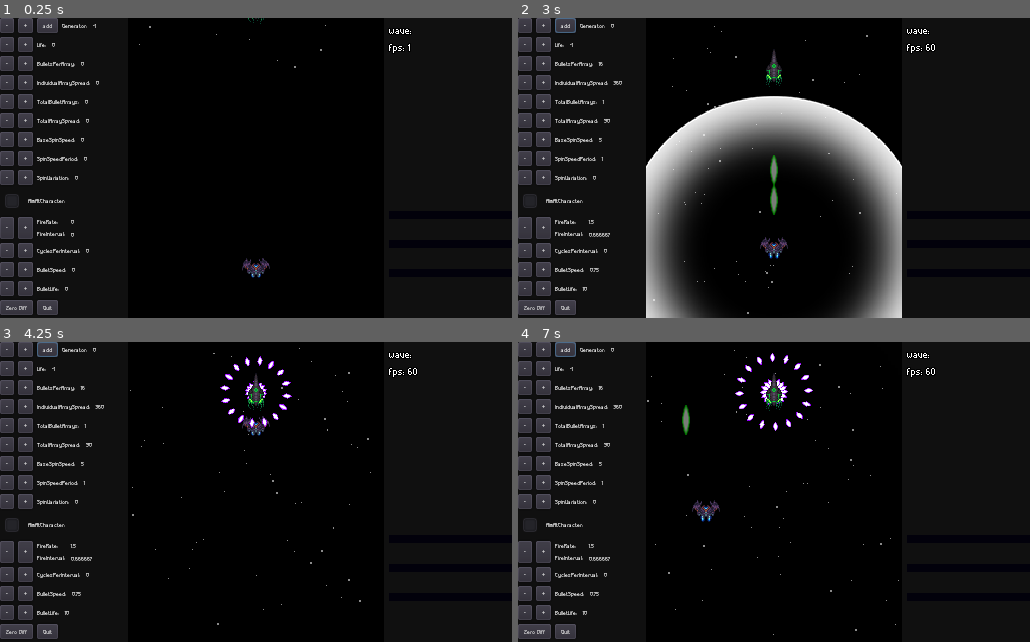
Above: before the commit, frames 1-4 (two rows, left to right).
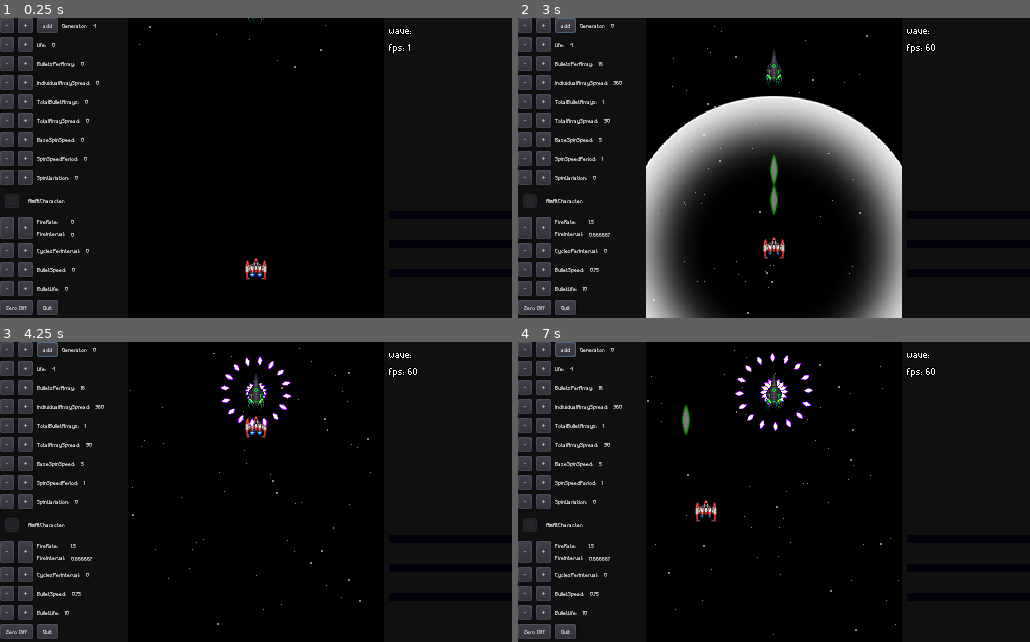
Above: after the commit, the same moments.

Repository: rockrick1/galaxy-stride
Game: Godot game, scene res://stages/generator_demo.tscn
Two runs of this game, one before a commit and one after it. Both use one fixed random seed, a clock stepped at 60 frames per second and the inputs below. This scene is started directly instead of the project's main scene.
Inputs (mouse positions are in pixels of both pictures, inside the frame that each line leads up to):
- Up to frame 1 (0.25 s): no input
- Up to frame 2 (3 s): click "-" at 0.5 s; click "+" at 1.25 s; click "add" at 2 s; move the mouse to (748, 228) at 2.77 s; press the mouse at (748, 228) at 2.78 s; hold Up (ui_up) from 2.78 s (still down); tap Q (ui_Q) at 2.85 s
- Up to frame 3 (4.25 s): keep holding Up (ui_up); move the mouse to (409, 537) at 3.52 s; release the mouse at (409, 537) at 3.53 s; click (409, 537) at 3.6 s; right-click (409, 537) at 3.8 s
- Up to frame 4 (7 s): move the mouse to (620, 447) at 4.27 s; release Up (ui_up) at 4.28 s; hold Right mouse button (ui_right_mb) 4.28-5.03 s; hold Left (ui_left) 4.28-5.78 s; tap Shift (ui_shift) at 4.55, 5.1 s; move the mouse to (799, 492) at 5.02 s; tap Space (ui_spacebar) at 5.3 s; move the mouse to (697, 417) at 5.77 s; hold Down (ui_down) 5.78-6.53 s; hold Space (ui_spacebar) 5.78-6.53 s; tap Q (ui_Q) at 6.05, 6.6 s; move the mouse to (886, 477) at 6.52 s; hold Right (ui_right) from 6.53 s (still down); click (886, 477) at 6.8 s

The runs differ from the first frame. In frame 1, 0.2% of the frame differs, in the area x 47-53%, y 80-88%; in frame 2, 0.3%, in the area x 47-53%, y 73-81%; in frame 3, 0.2%; in frame 4, 0.3%.
Error before the commit: Invalid type in function 'set_animation' in base 'AnimatedSprite'. Cannot convert argument 1 from Nil to String. (res://characters/character.gd:211)

Commit message:
add sfx controller

Diff:
--- a/characters/bullet_generator.gd
+++ b/characters/bullet_generator.gd
@@ -249,7 +249,7 @@
 				stage.add_child_below_node(character, proj_instance)
 
 				if not sound_played:
-					$SpawnSound.play()
+					SfxPlayer.play("EnemyShot")
 					sound_played = true
 
 			start_angle += total_array_spread
--- a/characters/bullet_generator.tscn
+++ b/characters/bullet_generator.tscn
@@ -1,7 +1,6 @@
-[gd_scene load_steps=3 format=2]
+[gd_scene load_steps=2 format=2]
 
 [ext_resource path="res://characters/bullet_generator.gd" type="Script" id=1]
-[ext_resource path="res://assets/sfx/Hi-hat__001.wav" type="AudioStream" id=2]
 
 [node name="Center" type="Node2D"]
 script = ExtResource( 1 )
@@ -15,10 +14,6 @@
 [node name="StartTimer" type="Timer" parent="."]
 one_shot = true
 
-[node name="SpawnSound" type="AudioStreamPlayer" parent="."]
-stream = ExtResource( 2 )
-volume_db = -20.0
-
 [connection signal="timeout" from="FireRate" to="." method="_on_FireRate_timeout"]
 [connection signal="timeout" from="LifeTimer" to="." method="_on_LifeTimer_timeout"]
 [connection signal="timeout" from="StartTimer" to="." method="_on_StartTimer_timeout"]
--- a/characters/character.gd
+++ b/characters/character.gd
@@ -132,7 +132,7 @@
 		if can_shoot:
 			can_shoot = false
 			$FireRate.start()
-			$ShotSound.play()
+			SfxPlayer.play("CharShot")
 			var shot_instance = shots[shot_lv - 1].instance()
 			shot_instance.set_vars($ShotOrigin.get_global_position(), self, Vector2(0,-1))
 			stage.add_child_below_node(self, shot_instance)
@@ -182,9 +182,7 @@
 	if LIFE_CHARGE > LIFE_CHARGE_MAX:
 		LIVES += 1
 		LIFE_CHARGE = 0
-	var pitch = 0.95 + (randf() / 10)
-	$DropSound.set_pitch_scale(pitch)
-	$DropSound.play()
+	SfxPlayer.play("CharDrop")
 	stage.stats.update_bars(self)
 
 
@@ -198,7 +196,7 @@
 func bomb():
 	BOMBS -= 1
 	$BombEffect/AnimationPlayer.play("Bomb")
-	$BombSound.play()
+	SfxPlayer.play("CharBomb")
 	# Emit signal to kill enemy bullets
 	emit_signal("bomb")
 	stage.stats.update_bars(self)
@@ -206,6 +204,8 @@
 
 func set_turning(side : int):
 	var ship_name = MainNodes.get_ship()
+	if not ship_name:
+		return
 	match side:
 		0: # not turning
 			$Sprite.set_animation(ship_name)
@@ -236,7 +236,7 @@
 	$AnimationPlayer.play("death")
 	$Sprite/Invincible.play("Invincible")
 	$Invincibility.start()
-	$DeathSound.play()
+	SfxPlayer.play("CharDeath")
 
 	$ShotEffect/AnimationPlayer.stop()
 	$ShotEffect.set_visible(false)
--- a/characters/character.tscn
+++ b/characters/character.tscn
@@ -8,11 +8,7 @@
 [ext_resource path="res://assets/sprites/ship_cruiser2.png" type="Texture" id=6]
 [ext_resource path="res://assets/sprites/ships_biomech1.png" type="Texture" id=7]
 [ext_resource path="res://assets/sprites/exp2_0.png" type="Texture" id=8]
-[ext_resource path="res://assets/sfx/SFX_Explosion_02.wav" type="AudioStream" id=9]
-[ext_resource path="res://assets/sfx/SFX_Explosion_01.wav" type="AudioStream" id=10]
 [ext_resource path="res://shaders/damage_blink.tres" type="Material" id=11]
-[ext_resource path="res://assets/sfx/Rain.wav" type="AudioStream" id=12]
-[ext_resource path="res://assets/sfx/Pickup__007.wav" type="AudioStream" id=13]
 [ext_resource path="res://assets/sprites/ships_biomech.png" type="Texture" id=14]
 
 [sub_resource type="AtlasTexture" id=1]
@@ -413,18 +409,6 @@
 "method": "goto_main_menu"
 } ]
 }
-tracks/5/type = "value"
-tracks/5/path = NodePath("DeathSound:playing")
-tracks/5/interp = 1
-tracks/5/loop_wrap = true
-tracks/5/imported = false
-tracks/5/enabled = true
-tracks/5/keys = {
-"times": PoolRealArray( 1, 2 ),
-"transitions": PoolRealArray( 1, 1 ),
-"update": 1,
-"values": [ true, false ]
-}
 
 [node name="Character" type="KinematicBody2D"]
 use_parent_material = true
@@ -449,8 +433,7 @@
 material = ExtResource( 11 )
 scale = Vector2( 0.690292, 0.690292 )
 frames = SubResource( 26 )
-animation = "biomech1turn"
-frame = 3
+animation = "cruiser2"
 playing = true
 
 [node name="Blink" type="AnimationPlayer" parent="Sprite"]
@@ -529,21 +512,6 @@
 anims/death = SubResource( 34 )
 anims/game_over = SubResource( 35 )
 
-[node name="DeathSound" type="AudioStreamPlayer" parent="."]
-stream = ExtResource( 9 )
-volume_db = -15.0
-
-[node name="BombSound" type="AudioStreamPlayer" parent="."]
-stream = ExtResource( 10 )
-volume_db = -15.0
-
-[node name="ShotSound" type="AudioStreamPlayer" parent="."]
-stream = ExtResource( 12 )
-
-[node name="DropSound" type="AudioStreamPlayer" parent="."]
-stream = ExtResource( 13 )
-volume_db = -13.0
-
 [connection signal="timeout" from="FireRate" to="." method="_on_FireRate_timeout"]
 [connection signal="timeout" from="DiffUpdate" to="." method="_on_DiffUpdate_timeout"]
 [connection signal="timeout" from="Invincibility" to="." method="_on_Invincibility_timeout"]
--- a/characters/enemies/enemy.gd
+++ b/characters/enemies/enemy.gd
@@ -133,6 +133,7 @@
 	if not is_dead and spawn_drops:
 		is_dead = true
 		spawn_drops()
+	SfxPlayer.play("EnemyDeath")
 	queue_free()
 
 
--- a/project.godot
+++ b/project.godot
@@ -22,6 +22,7 @@
 
 MainNodes="*res://scripts/main_nodes_getter.gd"
 DBManager="*res://scripts/db_manager.gd"
+SfxPlayer="*res://scripts/sfx_player.tscn"
 
 [debug]
 
--- /dev/null
+++ b/scripts/sfx_player.gd
@@ -0,0 +1,12 @@
+extends Node
+
+
+func play(sfx_name):
+	match sfx_name:
+		"CharDrop":
+			var pitch = 0.95 + (randf() / 10)
+			$CharDrop.set_pitch_scale(pitch)
+		"EnemyDeath":
+			var pitch = 0.75 + (randf() / 2)
+			$EnemyDeath.set_pitch_scale(pitch)
+	get_node(sfx_name).play()
--- /dev/null
+++ b/scripts/sfx_player.tscn
@@ -0,0 +1,36 @@
+[gd_scene load_steps=8 format=2]
+
+[ext_resource path="res://scripts/sfx_player.gd" type="Script" id=1]
+[ext_resource path="res://assets/sfx/Pickup__007.wav" type="AudioStream" id=2]
+[ext_resource path="res://assets/sfx/SFX_Explosion_02.wav" type="AudioStream" id=3]
+[ext_resource path="res://assets/sfx/SFX_Explosion_01.wav" type="AudioStream" id=4]
+[ext_resource path="res://assets/sfx/Rain.wav" type="AudioStream" id=5]
+[ext_resource path="res://assets/sfx/Hi-hat__001.wav" type="AudioStream" id=6]
+[ext_resource path="res://assets/sfx/Explosion__007.wav" type="AudioStream" id=7]
+
+[node name="SfxPlayer" type="Node"]
+script = ExtResource( 1 )
+
+[node name="CharDeath" type="AudioStreamPlayer" parent="."]
+stream = ExtResource( 3 )
+volume_db = -15.0
+
+[node name="CharBomb" type="AudioStreamPlayer" parent="."]
+stream = ExtResource( 4 )
+volume_db = -15.0
+
+[node name="CharShot" type="AudioStreamPlayer" parent="."]
+stream = ExtResource( 5 )
+volume_db = -7.0
+
+[node name="CharDrop" type="AudioStreamPlayer" parent="."]
+stream = ExtResource( 2 )
+volume_db = -13.0
+
+[node name="EnemyShot" type="AudioStreamPlayer" parent="."]
+stream = ExtResource( 6 )
+volume_db = -14.0
+
+[node name="EnemyDeath" type="AudioStreamPlayer" parent="."]
+stream = ExtResource( 7 )
+volume_db = -10.0
--- a/stages/test_stage.tscn
+++ b/stages/test_stage.tscn
@@ -8,6 +8,7 @@
 [ext_resource path="res://assets/music/Mercury.wav" type="AudioStream" id=6]
 [ext_resource path="res://shaders/CA.tres" type="Material" id=7]
 [ext_resource path="res://shaders/glow_env.tres" type="Environment" id=8]
+[ext_resource path="res://scripts/sfx_player.tscn" type="PackedScene" id=9]
 
 [sub_resource type="RectangleShape2D" id=1]
 extents = Vector2( 8, 7.99999 )
@@ -144,6 +145,8 @@
 one_shot = true
 autostart = true
 
+[node name="SfxPlayer" parent="." instance=ExtResource( 9 )]
+
 [node name="WorldEnvironment" type="WorldEnvironment" parent="."]
 environment = ExtResource( 8 )
 
Not shown, added: assets/sfx/Explosion__007.wav.import
Not shown: 1 places in characters/character.tscn that only renumber resources
Not shown: 1 places in stages/test_stage.tscn that only renumber resources
Not shown, added: assets/sfx/Explosion__007.wav
